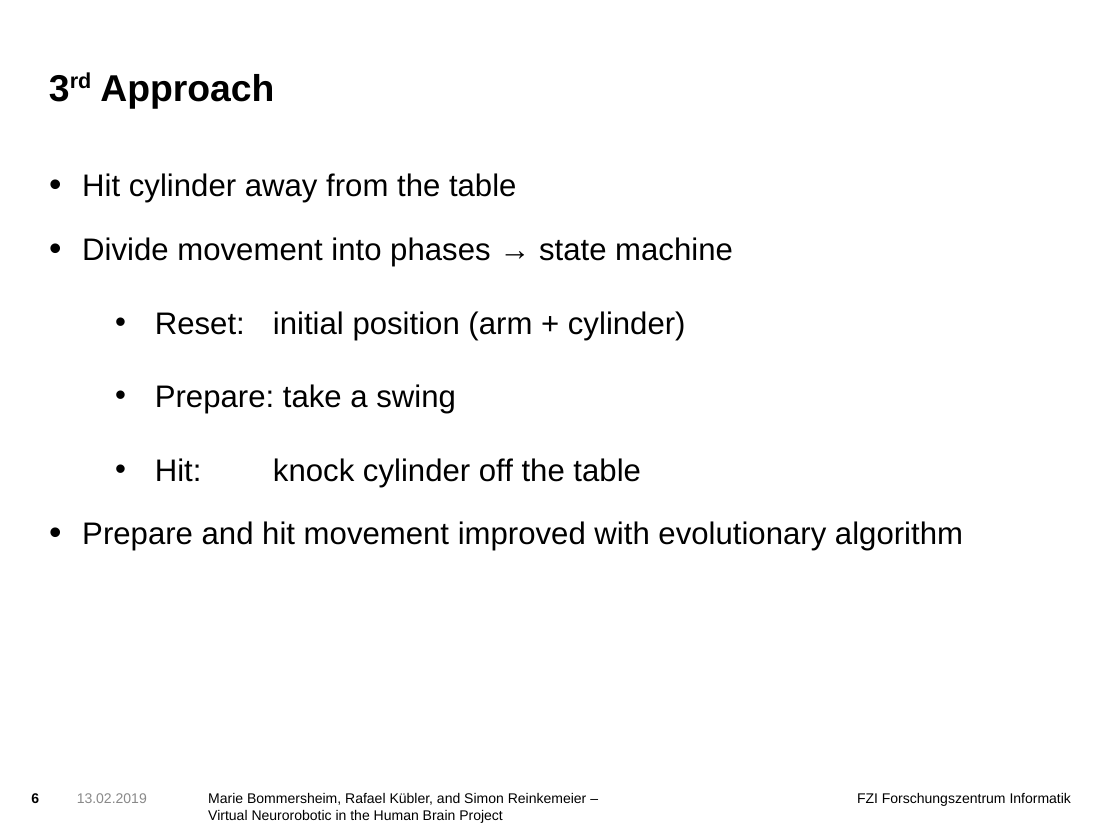
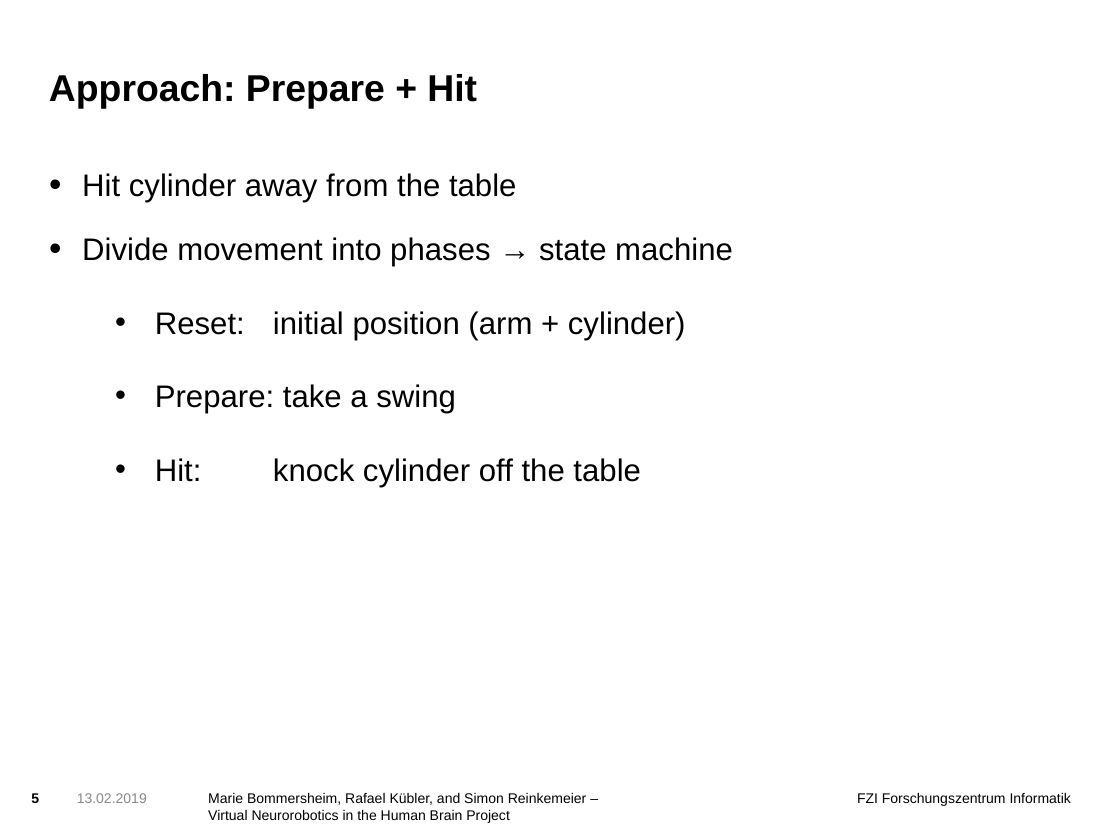
Before and after one commit to simonre/hbpprak_2018_throwing, a slide deck: slide 5 of Präsentation.odp (slide 6 before the commit). Drawn at 1120x840 pixels with LibreOffice and Linux fonts; fonts in the diff are those of the drawing; background and template pictures are left out. Boxes give left, top, right and bottom in pixels: in the first picture for what was removed or moved away, otherwise in the second. Text is boxed around its words. In the diff, an @@ line names an element or a change of style, - is before the commit and + after.

```diff
--- a/Präsentation.odp
+++ b/Präsentation.odp
@@ title at bbox=[49, 74, 477, 108]: text changed @@
-3rd Approach
+Approach: Prepare + Hit
@@ text at bbox=[82, 521, 963, 551]: paragraph removed @@
-• Prepare and hit movement improved with evolutionary algorithm
@@ text at bbox=[208, 810, 510, 823]: text changed @@
-Virtual Neurorobotic in the Human Brain Project
+Virtual Neurorobotics in the Human Brain Project
```
Also in this commit, not shown: 13 other slides changed, 10 slides added.
